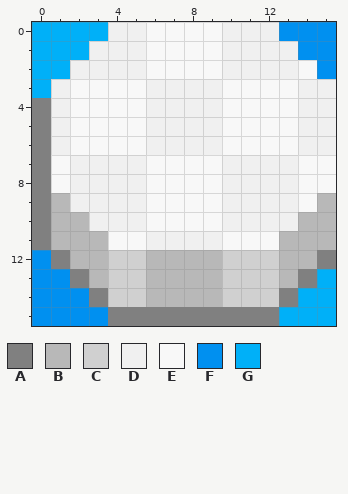
Two states of a pixel-art sprite, src/main/resources/images/hiver/explosion.png. That is the earlier state.
The file is 16x16 pixels. Colours within 5 levels of each other are drawn and written as one.
Palette (. is transparent): A #808080  B #b8b8b8  C #d0d0d0  D #f0f0f0  E #f8f8f8  F #0090f0  G #00b0f8
Pixels before, first column x 0:
 0 GGGGDDEEEEDDDFFF
 1 GGGDDDEEEEDDDDFF
 2 GGDDDDEEEEDDDDEF
 3 GDEEEEDDDDEEEEDD
 4 ADEEEEDDDDEEEEDD
 5 ADEEEEDDDDEEEEDD
 6 ADEEEEDDDDEEEEDD
 7 AEDDDDEEEEDDDDEE
 8 AEDDDDEEEEDDDDEE
 9 ABDDDDEEEEDDDDEB
10 ABBDDDEEEEDDDDBB
11 ABBBEEDDDDEEEBBB
12 FABBCCBBBBCCCBBA
13 FFABCCBBBBCCCBAG
14 FFFACCBBBBCCCAGG
15 FFFFAAAAAAAAAGGG
Now the later version:
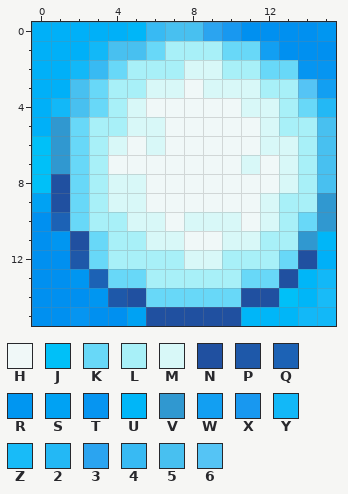
Colours new in this view: H #f0f8f8  J #00c0f8  K #68d8f8  L #a8f0f8  M #d8f8f8  N #2050a0  P #1e58a9  Q #1c62b5  R #0096f1  S #00a2f3  T #0695f1  U #00b6f8  V #3098d0  W #129ff2  X #1898f0  Y #12b8f8  Z #18bbf8  2 #23b8f5  3 #2ba4f0  4 #38baf3  5 #48c0f0  6 #55c4f5
What changed:
Changed rows in their new state; - is an unchanged pixel.
first column x 0:
 0 ----GU4553XFF--R
 1 ---Y55KLLLKKWF--
 2 --Y4KLLLMMLLKKTT
 3 -G5KLLMMHMMMLL6W
 4 GY5KLMHHHHHMMLK2
 5 GVKLLMMHHHHHMLL5
 6 JVKLMHMHHHHHMML5
 7 JVKLHHHHHHHMHML5
 8 JNKLMMHHHHHHHML5
 9 SNKLMMHHHHHHMLLV
10 FQKLLMMHMMMHMLKV
11 FRNKLLMMHHMMLLVU
12 -FPKLLLLMMLLLKNG
13 --RQKKLLLLLKKNUY
14 ---RPNKKKKKNNJUZ
15 --T-FSNNNNNUUUYY
Where, in picture pixels (left, top, right, bottom), the same in both pictures:
changed: (32, 22, 336, 326)
